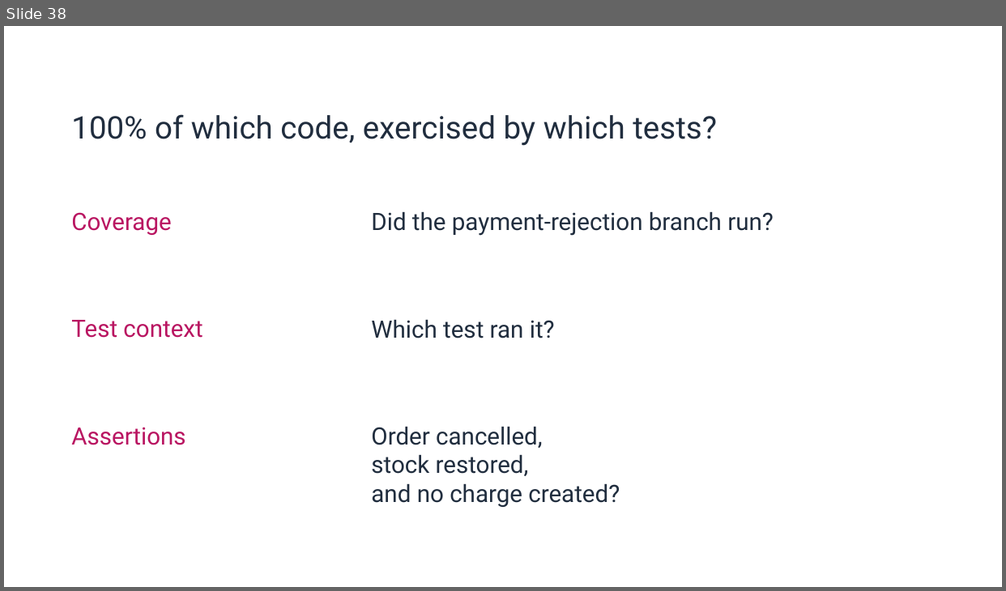
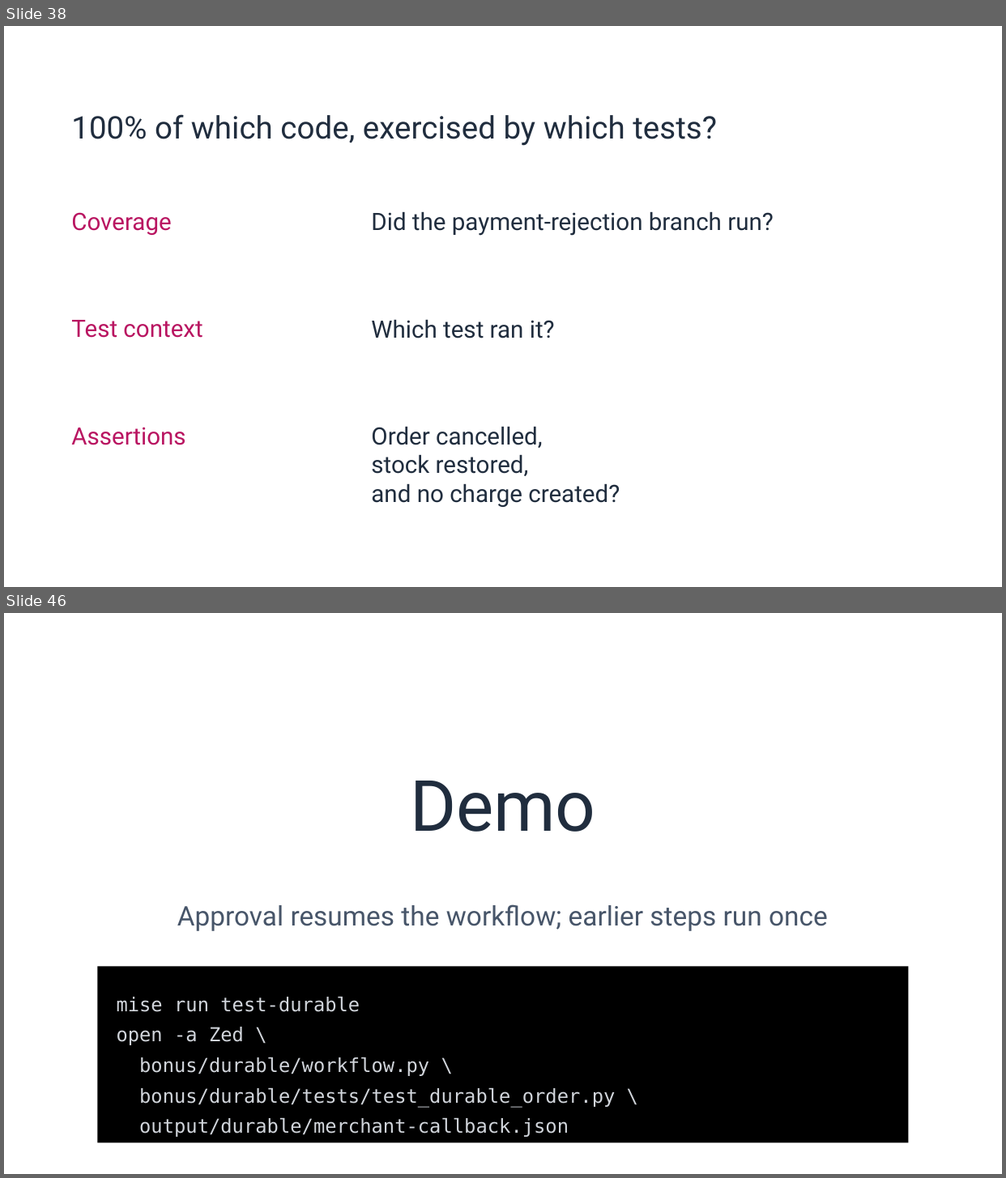
Before and after one commit to alex-au-922/aws-community-day-hk-2026-step-functions-testing, a slide deck: presentation/output/testing-python-workflows-with-floci.pptx. Shown one above the other, each under a label of ours: slide 38 before the commit, slides 38 and 46 after it; the slides between them are not shown. The pictures are 1006x591 and 1006x1178 pixels, drawn with LibreOffice and Linux fonts; fonts in the diff are those of the drawing; background and template pictures are left out. Boxes give left, top, right and bottom in pixels: in the first picture for what was removed or moved away, otherwise in the second. Text is boxed around its words. In the diff, an @@ line names an element or a change of style, - is before the commit and + after.

Commit message:
Expand the Durable Functions bonus for post-talk readers

```diff
--- a/presentation/output/testing-python-workflows-with-floci.pptx
+++ b/presentation/output/testing-python-workflows-with-floci.pptx
@@ slide 46 added at <box>4,613,1002,1174</box>, background picture (left out) @@
@@ text added at <box>410,781,596,832</box>, 51 pt, text #202D3E @@
+Demo
@@ text added at <box>177,905,828,931</box>, 19.5 pt, text #475569 @@
+Approval resumes the workflow; earlier steps run once
@@ rectangle added at <box>98,966,908,1143</box>, fill #000000, 13.9 pt, text #D1D5DB @@
+mise run test-durable
+open -a Zed \
+bonus/durable/workflow.py \
+bonus/durable/tests/test_durable_order.py \
+output/durable/merchant-callback.json
```
Also in this commit, not shown: 7 other slides added, 4 slides removed, 2 other files.
